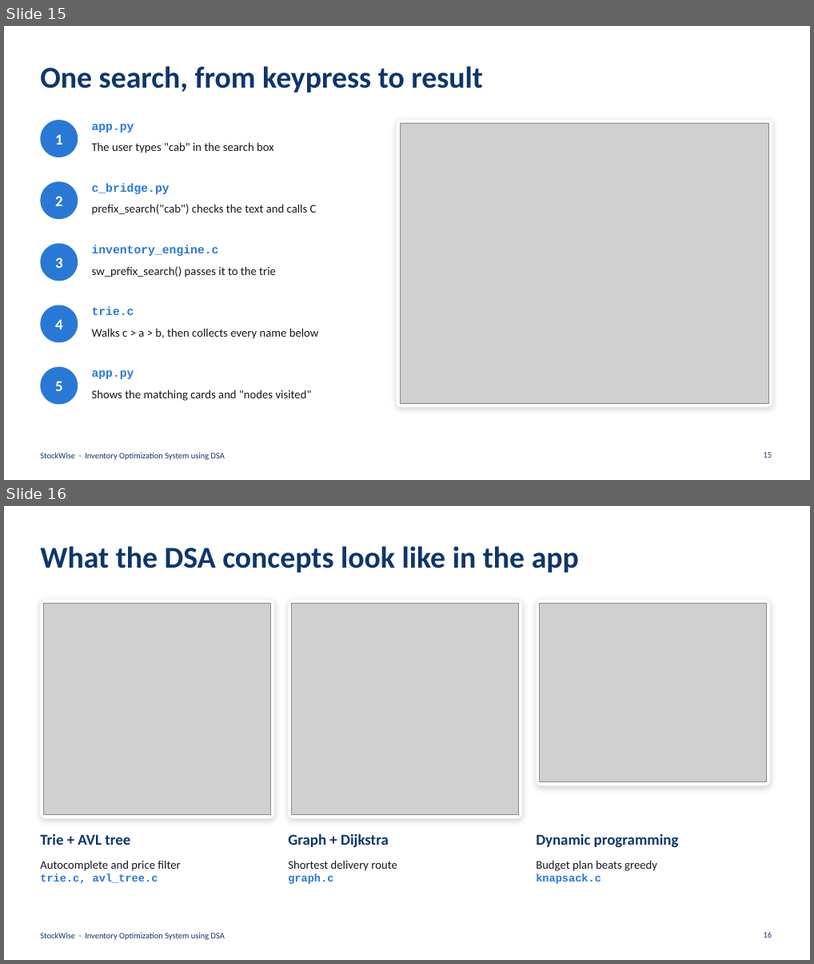
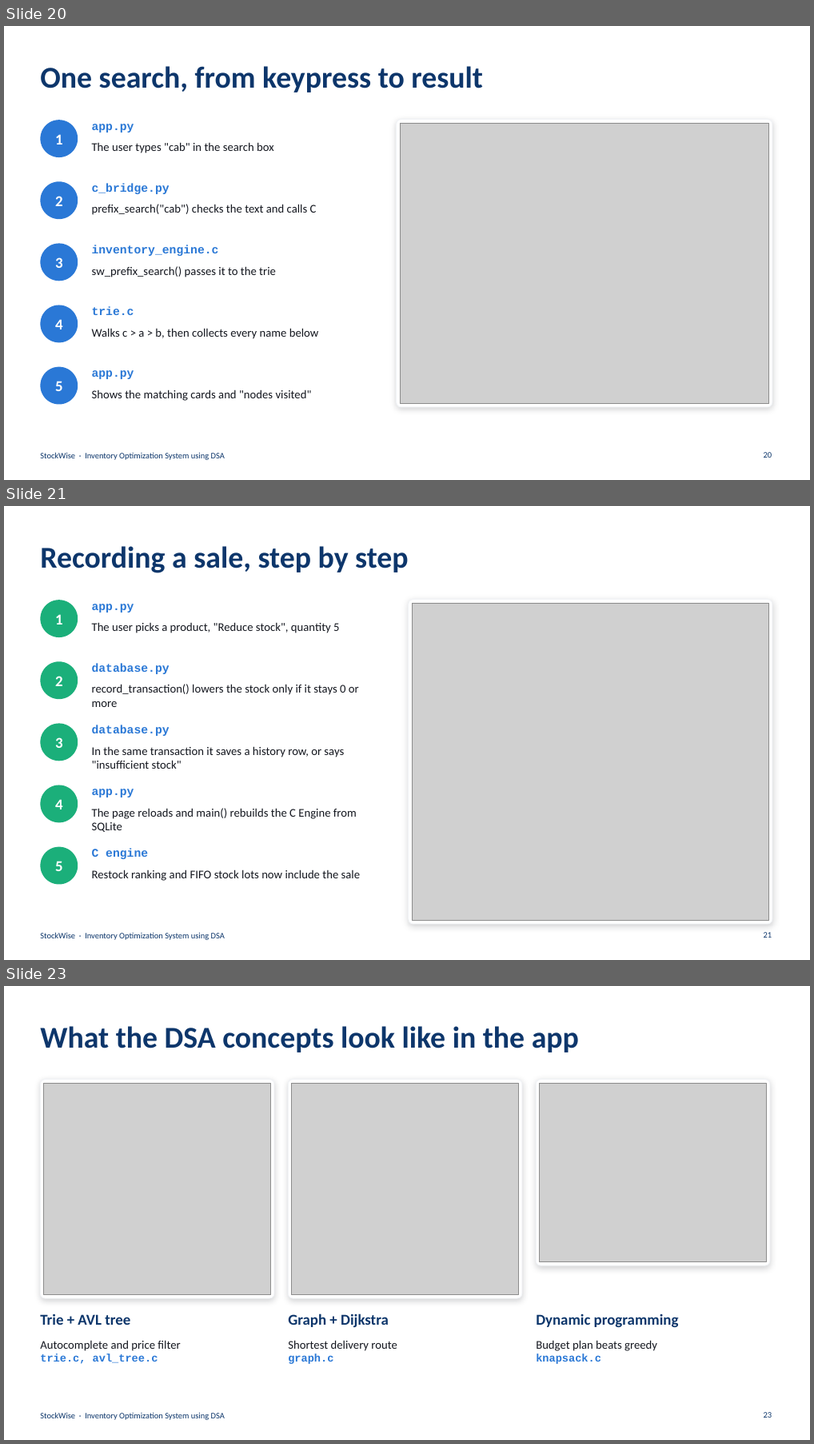
Before and after one commit to AatifAhmedShaikh/StockWise-Dsa, a slide deck: docs/StockWise_Project_Overview.pptx. Shown one above the other, each under a label of ours: slides 15 and 16 before the commit, slides 20, 21 and 23 after it; the slides between them are not shown. The pictures are 814x964 and 814x1444 pixels, drawn with LibreOffice and Linux fonts; fonts in the diff are those of the drawing; grey boxes stand for pictures. Boxes give left, top, right and bottom in pixels: in the first picture for what was removed or moved away, otherwise in the second. Text is boxed around its words. In the diff, an @@ line names an element or a change of style, - is before the commit and + after.

```diff
--- a/docs/StockWise_Project_Overview.pptx
+++ b/docs/StockWise_Project_Overview.pptx
@@ slide 21 added at [4,506,810,960], background #FFFFFF; not listed: 1 template element that a slide beside it also shows @@
@@ title added at [40,546,409,573], 36 pt, text #0D366B, bold @@
+Recording a sale, step by step
@@ ellipse added at [40,600,78,637], fill #1BAF7A @@
@@ rounded rectangle added at [409,599,773,924], fill #FFFFFF, outline #F2F4F7 1 pt @@
@@ text added at [55,614,63,624], 18 pt, text #FFFFFF, bold @@
+1
@@ text added at [92,604,134,612], 14 pt, text #2A78D6, bold @@
+app.py
@@ text added at [92,622,339,633], 14 pt, text #14171F @@
+The user picks a product, "Reduce stock", quantity 5
@@ picture added at [412,603,770,920] @@
@@ ellipse added at [40,661,78,699], fill #1BAF7A @@
@@ text added at [92,663,170,674], 14 pt, text #2A78D6, bold @@
+database.py
@@ text added at [55,676,63,686], 18 pt, text #FFFFFF, bold @@
+2
@@ text added at [92,684,359,707], 14 pt, text #14171F @@
+record_transaction() lowers the stock only if it stays 0 or more
@@ ellipse added at [40,723,78,760], fill #1BAF7A @@
@@ text added at [55,737,63,748], 18 pt, text #FFFFFF, bold @@
+3
@@ text added at [92,724,170,736], 14 pt, text #2A78D6, bold @@
+database.py
@@ text added at [92,746,344,768], 14 pt, text #14171F @@
+In the same transaction it saves a history row, or says "insufficient stock"
@@ ellipse added at [40,785,78,822], fill #1BAF7A @@
@@ text added at [92,788,134,797], 14 pt, text #2A78D6, bold @@
+app.py
@@ text added at [55,799,63,809], 18 pt, text #FFFFFF, bold @@
+4
@@ text added at [92,808,357,832], 14 pt, text #14171F @@
+The page reloads and main() rebuilds the C Engine from SQLite
@@ ellipse added at [40,847,78,884], fill #1BAF7A @@
@@ text added at [55,860,63,871], 18 pt, text #FFFFFF, bold @@
+5
@@ text added at [92,848,148,859], 14 pt, text #2A78D6, bold @@
+C engine
@@ text added at [92,869,360,880], 14 pt, text #14171F @@
+Restock ranking and FIFO stock lots now include the sale
@@ page number added at [764,932,773,937], 10 pt, text #0D366B @@
+21
@@ what was slide 15 is now slide 20 @@
@@ page number at [764,452,773,457]: text changed @@
-15
+20
@@ what was slide 16 is now slide 23 @@
@@ page number at [764,1412,773,1417]: text changed @@
-16
+23
```
Also in this commit, not shown: 2 slides changed, 8 other slides added, 2 slides removed, 1 other file.
